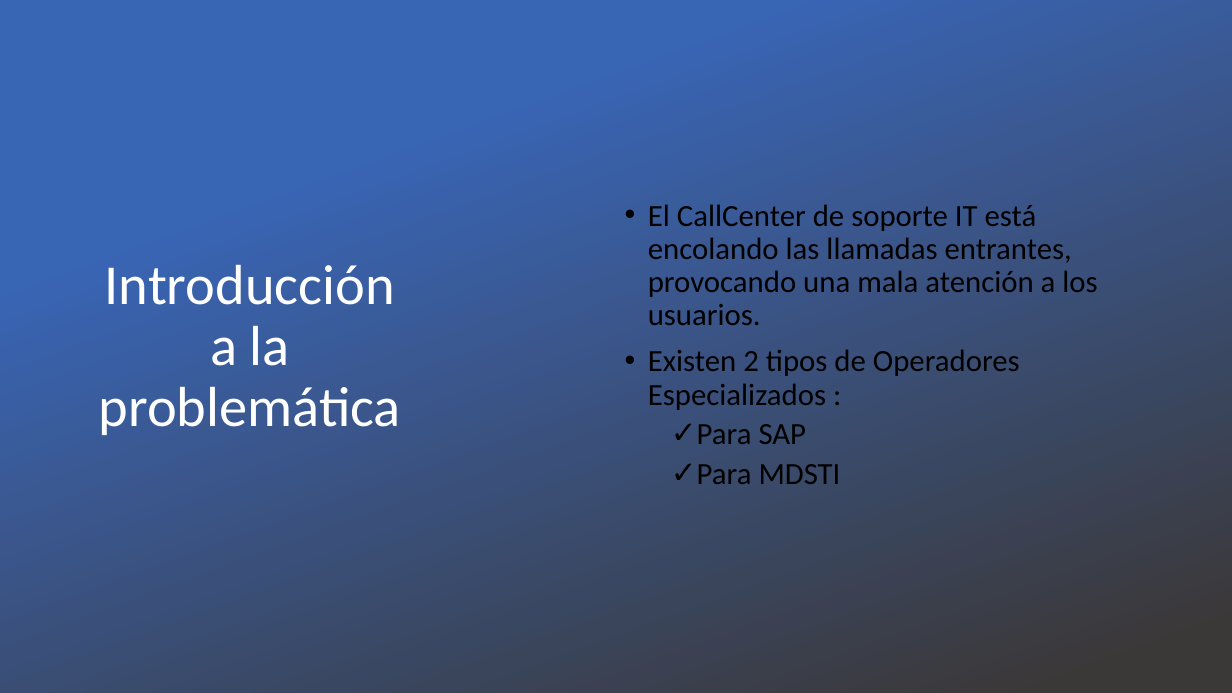
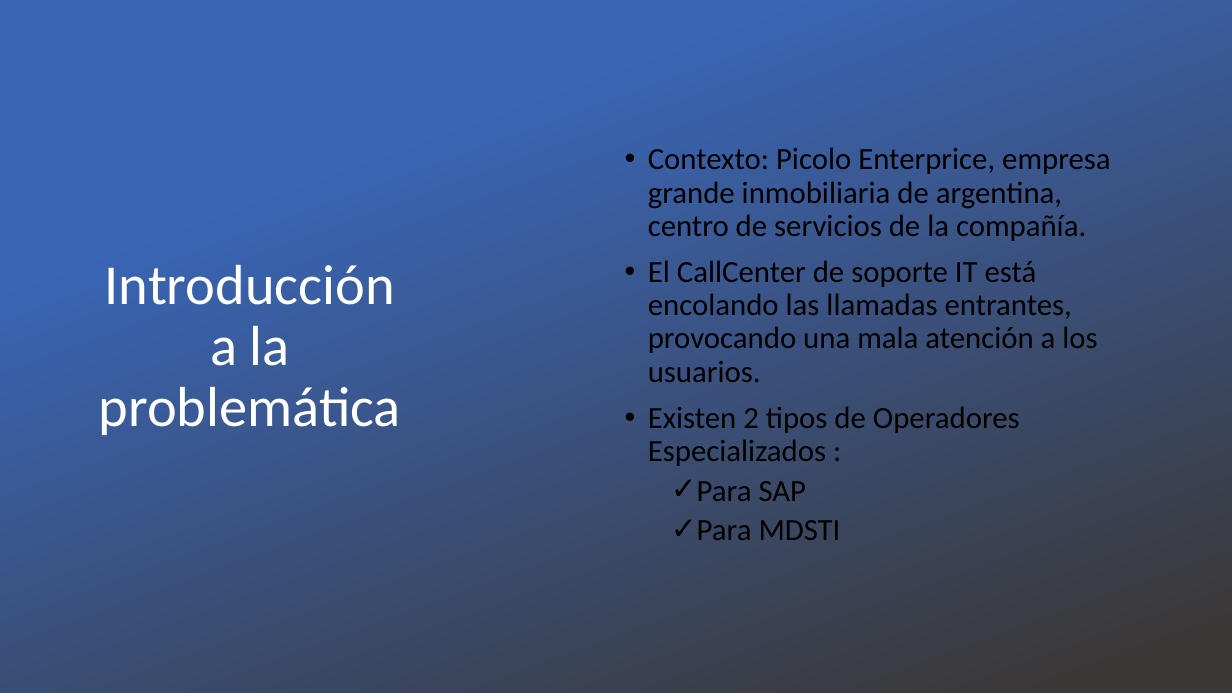
Before and after one commit to ramacal/Simulacion, a slide deck: slide 2 of Simulación/datos Sistema/UTN - Simulacion - Equipo 5 -TP N°6 Picolo.pptx. Drawn at 1232x693 pixels with LibreOffice and Linux fonts; fonts in the diff are those of the drawing; background and template pictures are left out. Boxes give left, top, right and bottom in pixels: in the first picture for what was removed or moved away, otherwise in the second. Text is boxed around its words. In the diff, an @@ line names an element or a change of style, - is before the commit and + after.

Commit message:
cambio ppt

```diff
--- a/Simulación/datos Sistema/UTN - Simulacion - Equipo 5 -TP N°6 Picolo.pptx
+++ b/Simulación/datos Sistema/UTN - Simulacion - Equipo 5 -TP N°6 Picolo.pptx
@@ text at [648,147,1111,241]: paragraph added @@
+• Contexto: Picolo Enterprice, empresa grande inmobiliaria de argentina, centro de servicios de la compañía.
```
Also in this commit, not shown: 7 other files.
